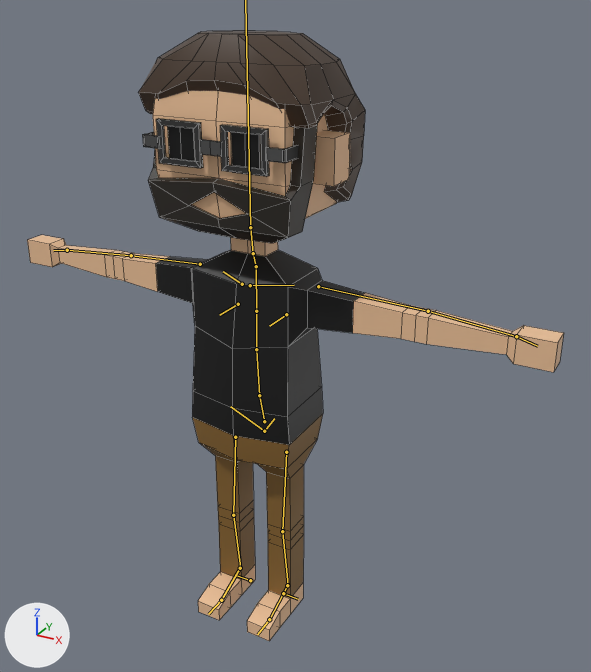
Two versions of the Blender file Art/Monkey Noise Guys/James.blend, one commit apart.
Rendered twice from a 50 mm lens placed at (1.0, -1.614, 1.649), pointed at (0.091, 0.04, 0.823). The axes (+X, +Y, +Z) are drawn at lower left. The lights are the same throughout. The bones that bend it are drawn over the model as lines. Mesh edges are drawn as thin lines.

In view in the first picture: 'Julz'.
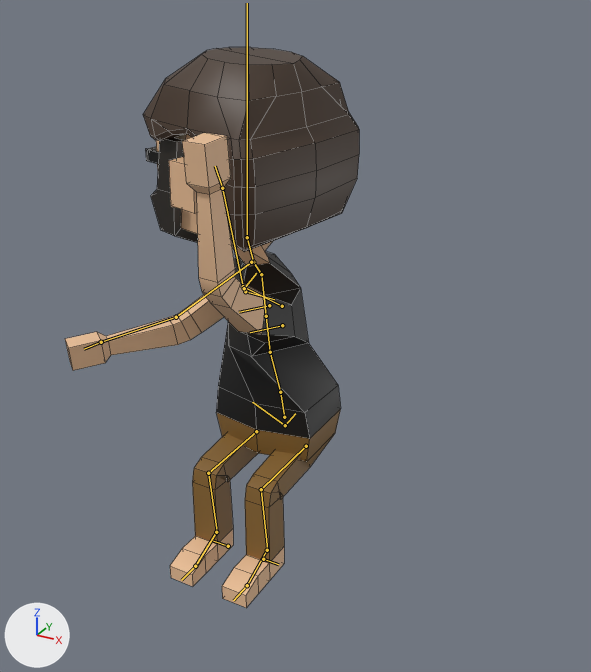
The newer file adds an action. The first version stands in its rest pose; the second is drawn at frame 10 of the action 'Wave.002'.

Diff of the bpy script that builds the scene:
```diff
--- a/Art/Monkey Noise Guys/James.blend.py
+++ b/Art/Monkey Noise Guys/James.blend.py
@@ bone_spine @@
 bone_spine = bpy.data.objects['Armature'].pose.bones['spine']
-bone_spine.location = (0.0, 0.0, 0.0)
+bone_spine.location = (0.0, -0.065, -0.097)
@@ bone_spine_001 @@
 bone_spine_001 = bpy.data.objects['Armature'].pose.bones['spine.001']  # child of 'spine'
-bone_spine_001.rotation_quaternion = (1.0, 0.0, 0.0, 0.0)  # degrees (0, 0, 0)
+bone_spine_001.rotation_quaternion = (0.984, 0.097, -0.149, 0.026)  # degrees (11, -17, 1)
@@ bone_spine_002 @@
 bone_spine_002 = bpy.data.objects['Armature'].pose.bones['spine.002']  # child of 'spine.001'
-bone_spine_002.rotation_quaternion = (1.0, 0.0, 0.0, 0.0)  # degrees (0, 0, 0)
+bone_spine_002.rotation_quaternion = (0.968, -0.037, -0.247, 0.031)  # degrees (-6, -28, 5)
@@ bone_head @@
 bone_head = bpy.data.objects['Armature'].pose.bones['Head']  # child of 'neck'
-bone_head.rotation_quaternion = (1.0, 0.0, 0.0, 0.0)  # degrees (0, 0, 0)
+bone_head.rotation_quaternion = (0.887, -0.072, -0.455, 0.001)  # degrees (-13, -54, 6)
@@ bone_upper_arm_l @@
 bone_upper_arm_l = bpy.data.objects['Armature'].pose.bones['upper_arm.L']  # child of 'shoulder.L'
-bone_upper_arm_l.rotation_quaternion = (1.0, 0.0, 0.0, 0.0)  # degrees (0, 0, 0)
+bone_upper_arm_l.rotation_quaternion = (0.876, 0.325, -0.179, 0.309)  # degrees (32, -31, 30)
@@ bone_forearm_l @@
 bone_forearm_l = bpy.data.objects['Armature'].pose.bones['forearm.L']  # child of 'upper_arm.L'
-bone_forearm_l.rotation_quaternion = (1.0, 0.0, 0.0, 0.0)  # degrees (0, 0, 0)
+bone_forearm_l.rotation_quaternion = (0.91, 0.056, 0.009, 0.412)  # degrees (6, -2, 49)
@@ bone_upper_arm_r @@
 bone_upper_arm_r = bpy.data.objects['Armature'].pose.bones['upper_arm.R']  # child of 'shoulder.R'
-bone_upper_arm_r.rotation_quaternion = (1.0, 0.0, 0.0, 0.0)  # degrees (0, 0, 0)
+bone_upper_arm_r.rotation_quaternion = (0.656, 0.715, -0.239, 0.019)  # degrees (98, -20, -20)
@@ bone_forearm_r @@
 bone_forearm_r = bpy.data.objects['Armature'].pose.bones['forearm.R']  # child of 'upper_arm.R'
-bone_forearm_r.rotation_quaternion = (1.0, 0.0, 0.0, 0.0)  # degrees (0, 0, 0)
+bone_forearm_r.rotation_quaternion = (0.978, 0.015, -0.048, -0.201)  # degrees (3, -5, -23)
@@ bone_ik_handle_l @@
 bone_ik_handle_l = bpy.data.objects['Armature'].pose.bones['IK_Handle_L']
-bone_ik_handle_l.location = (0.0, 0.0, 0.0)
+bone_ik_handle_l.location = (0.0, -0.11, 0.201)
@@ bone_ik_handle_r @@
 bone_ik_handle_r = bpy.data.objects['Armature'].pose.bones['IK_Handle_R']
-bone_ik_handle_r.location = (0.0, 0.0, 0.0)
+bone_ik_handle_r.location = (0.0, -0.11, 0.201)
```

What differs and where, as boxes (x1, y1, x2, y2) in the pictures (591 x 672 px):
'Julz', posed (45% narrower, 8% shorter)
    before: (27, 31, 564, 641)
    after: (65, 47, 359, 608)
bone 'spine', root to tip
    before: (264, 421) to (259, 395)
    after: (284, 417) to (280, 392)
bone 'spine.001', root to tip
    before: (259, 395) to (256, 349)
    after: (280, 392) to (270, 352)
bone 'spine.002', root to tip
    before: (256, 349) to (256, 311)
    after: (270, 352) to (266, 316)
bone 'upper_arm.L', root to tip
    before: (318, 286) to (428, 311)
    after: (282, 306) to (243, 286)
bone 'forearm.L', root to tip
    before: (428, 311) to (516, 336)
    after: (243, 286) to (222, 188)
bone 'upper_arm.R', root to tip
    before: (200, 264) to (131, 255)
    after: (251, 262) to (176, 317)
bone 'forearm.R', root to tip
    before: (131, 255) to (67, 250)
    after: (176, 317) to (101, 342)
